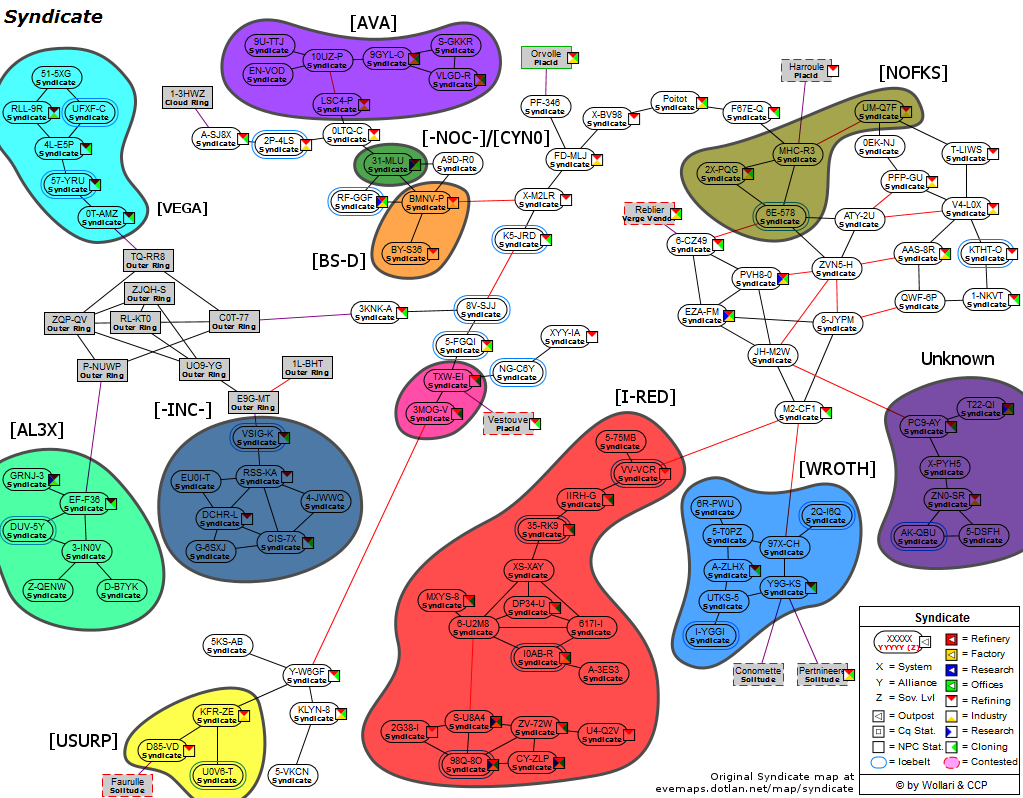
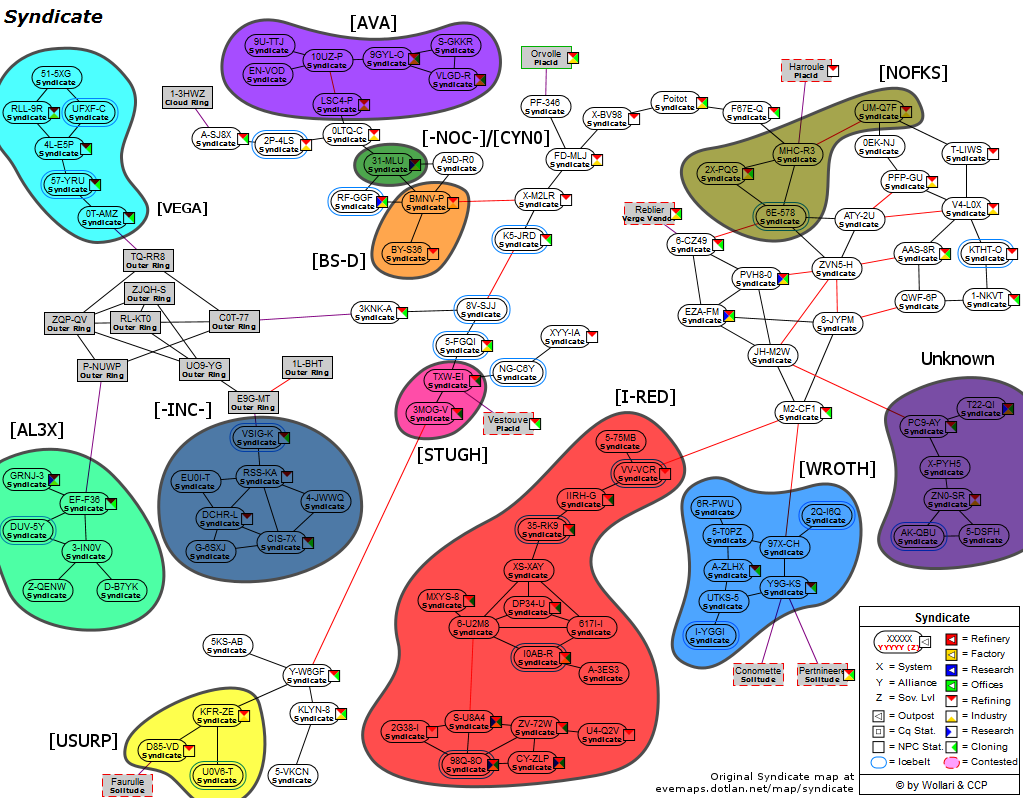
The second 1023×798 image is a revision of the first. Changes to its layers:
added layer "[STUGH]" above "[STUGH] Rote Kapelle" over [418,447,487,464]
